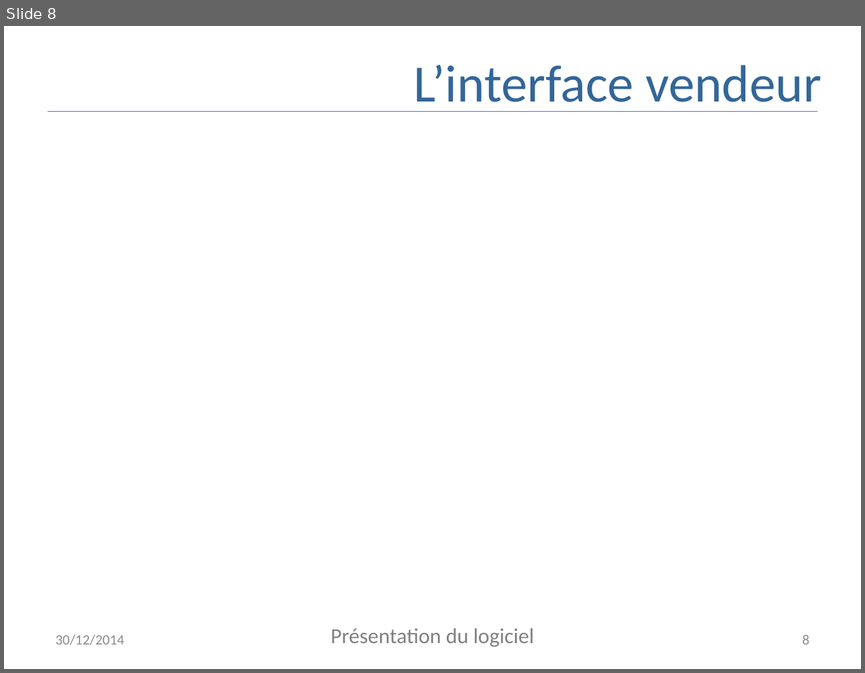
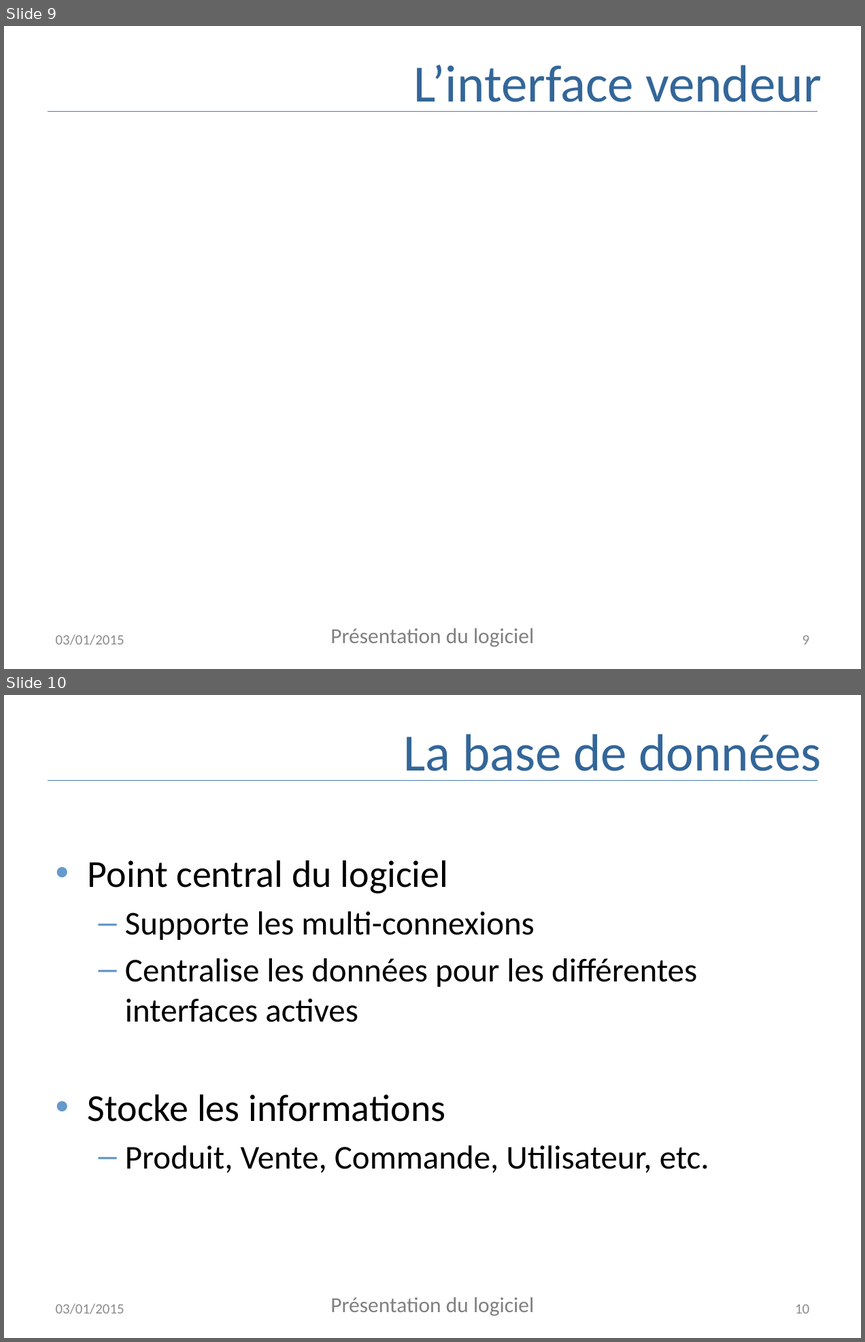
Before and after one commit to AppInfoCPE/genielog, a slide deck: Documentation/presentation.pptx. Shown one above the other, each under a label of ours: slide 8 before the commit, slides 9 and 10 after it. The pictures are 865x673 and 865x1342 pixels, drawn with LibreOffice and Linux fonts; fonts in the diff are those of the drawing. Boxes give left, top, right and bottom in pixels: in the first picture for what was removed or moved away, otherwise in the second. Text is boxed around its words. In the diff, an @@ line names an element or a change of style, - is before the commit and + after.

Commit message:
modif derniere minute sur la daocuisson desole, avec integration a mon logicielempcuisson

```diff
--- a/Documentation/presentation.pptx
+++ b/Documentation/presentation.pptx
@@ slide 10 added at (x1=4, y1=695, x2=861, y2=1338), background #FFFFFF @@
@@ title added at (x1=404, y1=734, x2=821, y2=781), 44 pt, text #336699 @@
+La base de données
@@ line added from (48, 780) to (817, 780), #4B7EBC 0.75 pt @@
@@ text added at (x1=88, y1=860, x2=709, y2=1172), 28 pt, text #000000 @@
+• Point central du logiciel
+  – Supporte les multi-connexions
+  – Centralise les données pour les différentes interfaces actives
+• Stocke les informations
+  – Produit, Vente, Commande, Utilisateur, etc.
@@ text added at (x1=56, y1=1303, x2=124, y2=1314), 12 pt, text #8C8C8C @@
+03/01/2015
@@ text added at (x1=330, y1=1297, x2=534, y2=1316), 18 pt, text #808080 @@
+Présentation du logiciel
@@ page number added at (x1=795, y1=1304, x2=809, y2=1313), 12 pt, text #8C8C8C @@
+10
@@ what was slide 8 is now slide 9 @@
@@ slide 9 changed as well @@
@@ text at (x1=56, y1=634, x2=124, y2=645): text changed @@
-30/12/2014
+03/01/2015
@@ page number at (x1=802, y1=635, x2=810, y2=644): text changed @@
-8
+9
```
Also in this commit, not shown: 15 other slides changed, 2 other slides added, 2 other files.
